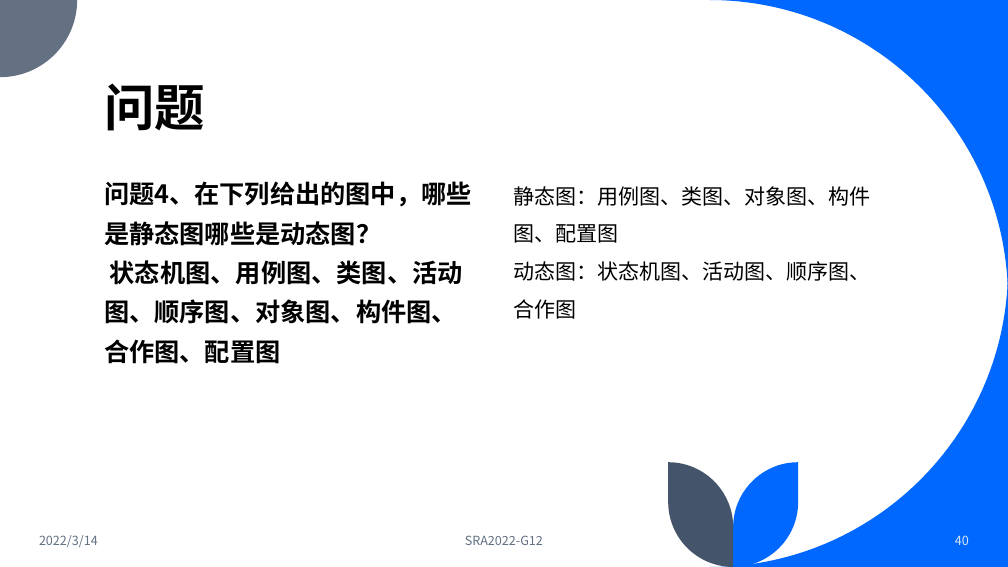
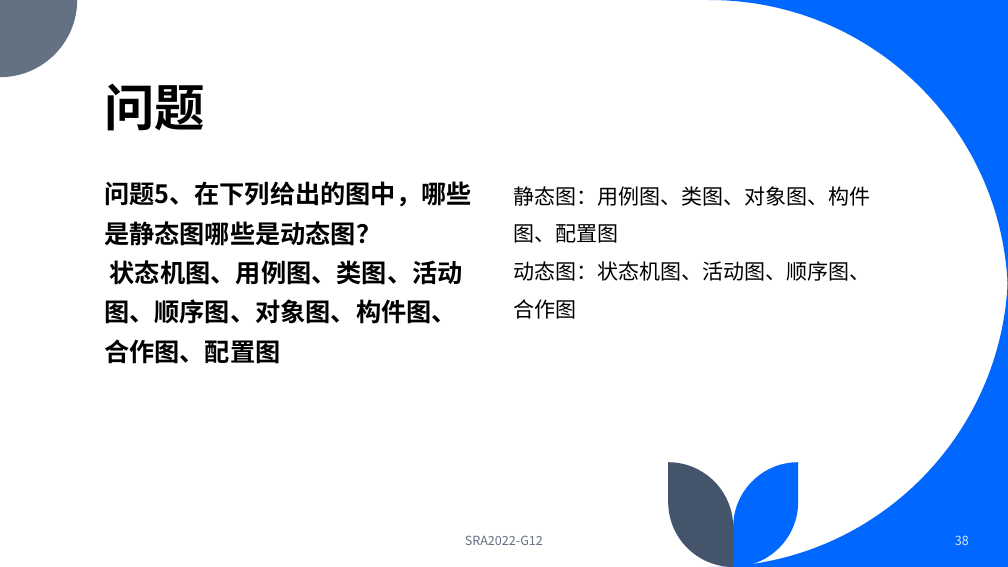
Before and after one commit to dreamtrueqaq/SRA2022-G12, a slide deck: slide 38 of 非受控文档/翻转课堂/UML概述.pptx (slide 40 before the commit). Drawn at 1008x567 pixels with LibreOffice and Linux fonts; fonts in the diff are those of the drawing. Boxes give left, top, right and bottom in pixels: in the first picture for what was removed or moved away, otherwise in the second. Text is boxed around its words. In the diff, an @@ line names an element or a change of style, - is before the commit and + after.

```diff
--- a/非受控文档/翻转课堂/UML概述.pptx
+++ b/非受控文档/翻转课堂/UML概述.pptx
@@ text at bbox=[104, 181, 472, 246]: text changed @@
-问题4、在下列给出的图中，哪些是静态图哪些是动态图？
+问题5、在下列给出的图中，哪些是静态图哪些是动态图？
@@ text removed at bbox=[39, 535, 98, 547] @@
-2022/3/14
@@ page number at bbox=[955, 535, 969, 545]: text changed @@
-40
+38
```
Also in this commit, not shown: 33 other slides changed, 3 other files.
